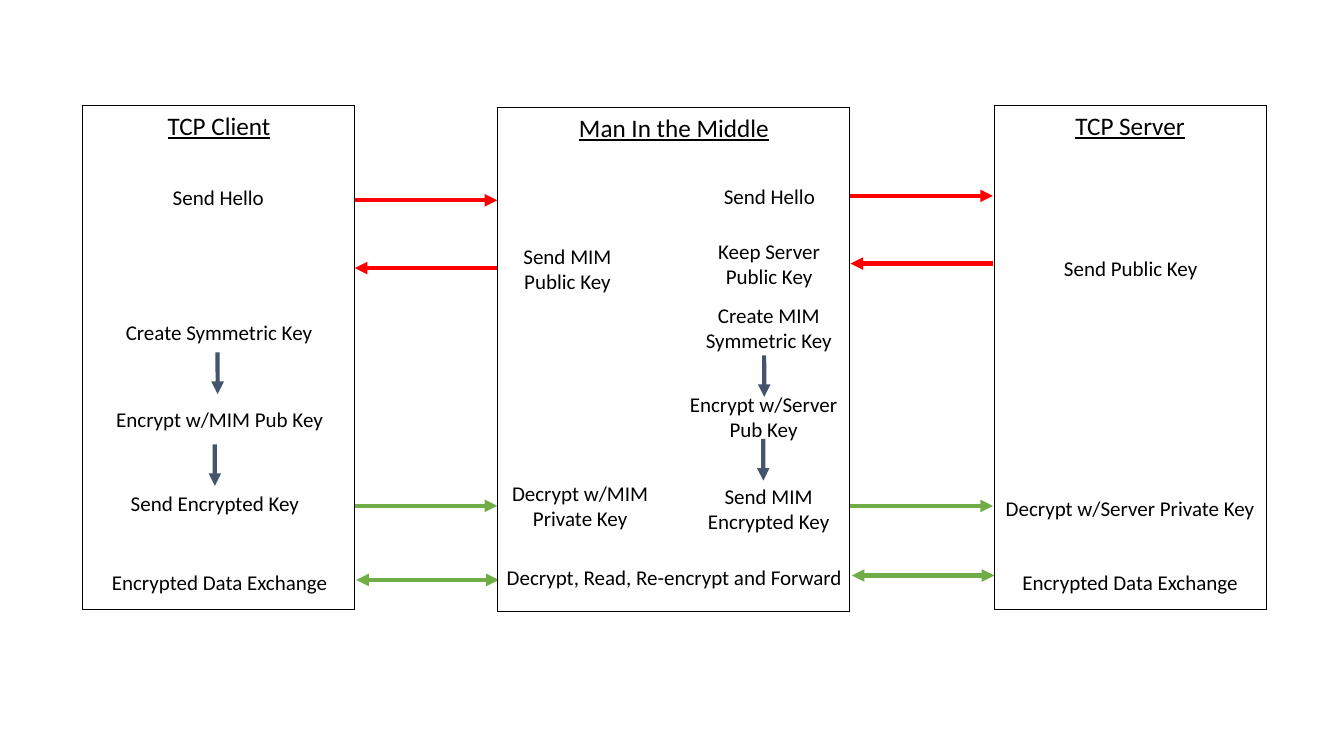
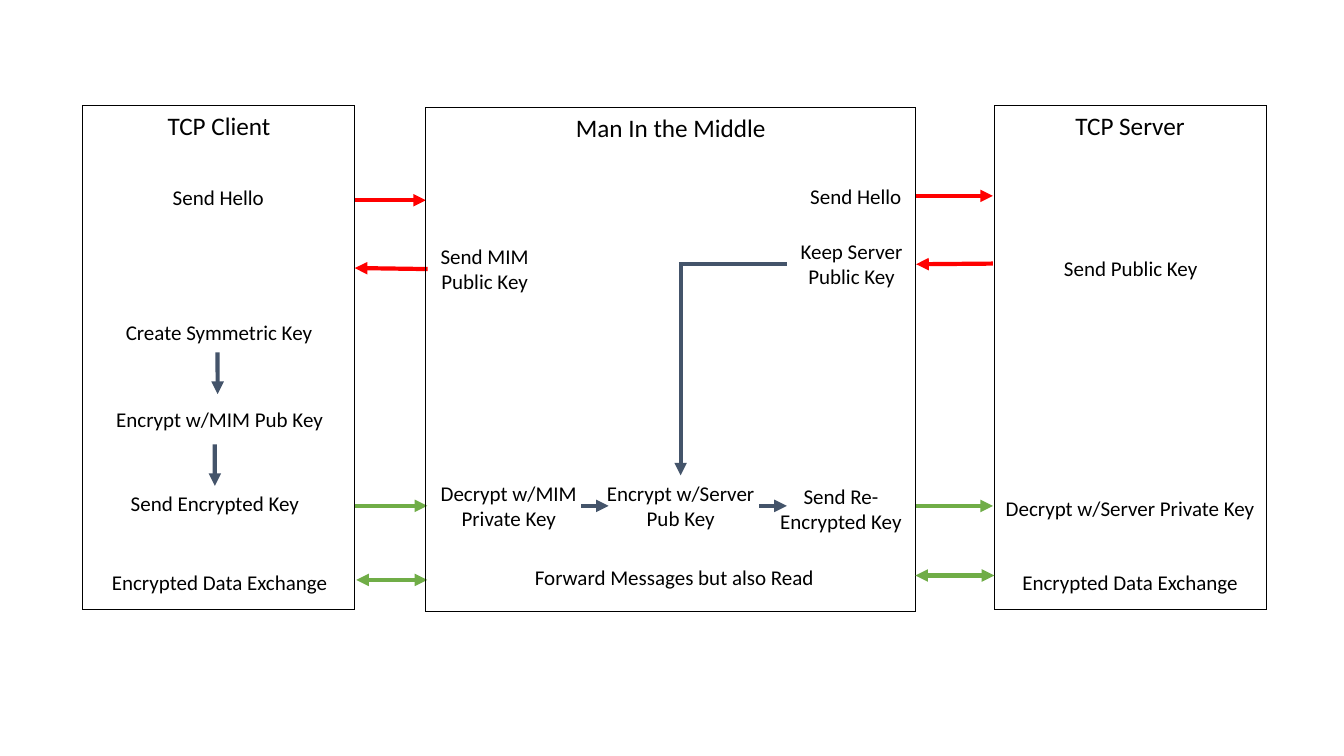
Before and after one commit to iotexpert/WW101, a slide deck: slide 6 of labmanual/misc/drawings.pptx. Drawn at 1344x756 pixels with LibreOffice and Linux fonts; fonts in the diff are those of the drawing. Boxes give left, top, right and bottom in pixels: in the first picture for what was removed or moved away, otherwise in the second. Text is boxed around its words. In the diff, an @@ line names an element or a change of style, - is before the commit and + after.

```diff
--- a/labmanual/misc/drawings.pptx
+++ b/labmanual/misc/drawings.pptx
@@ underline off in 3 elements at (83,105,355,609), (994,105,1266,609), (426,107,917,611) @@
@@ rectangle "Man In the Middle": place and size @@
-rectangle "Man In the Middle" at (498,107,850,611)
+rectangle "Man In the Middle" at (426,107,917,611)
@@ text "Send Hello": place and size @@
-text "Send Hello" at (724,189,815,204)
+text "Send Hello" at (810,189,901,204)
@@ arrow moved from (355, 201) - (497, 201) to (355, 201) - (426, 201) @@
@@ arrow moved from (851, 196) - (993, 196) to (917, 196) - (993, 196) @@
@@ text "Send MIM Public Key": place and size @@
-text "Send MIM Public Key" at (523,249,611,293)
+text "Send MIM Public Key" at (441,249,528,293)
@@ text "Keep Server Public Key": place and size @@
-text "Keep Server Public Key" at (718,245,820,288)
+text "Keep Server Public Key" at (801,245,903,288)
@@ arrow moved from (355, 268) - (497, 268) to (355, 268) - (427, 269) @@
@@ line added from (679, 264) to (787, 264), #44546A 3 pt @@
@@ arrow moved from (764, 397) - (764, 355) to (681, 476) - (681, 264) @@
@@ arrow moved from (851, 264) - (993, 264) to (917, 264) - (993, 264) @@
@@ text removed at (706,309,831,352) @@
-Create MIM Symmetric Key
@@ text "Decrypt w/MIM Private Key": place and size @@
-text "Decrypt w/MIM Private Key" at (512,486,648,530)
+text "Decrypt w/MIM Private Key" at (441,486,576,530)
@@ text "Encrypt w/Server Pub Key" rewrapped from (690,394,837,443) to (607,486,755,530) @@
@@ arrow moved from (355, 506) - (497, 506) to (355, 506) - (427, 506) @@
@@ arrow added from (581, 506) to (609, 506), #44546A 3 pt @@
@@ arrow moved from (763, 481) - (763, 440) to (787, 506) - (759, 506) @@
@@ text at (780,489,901,533): text changed @@
-Send MIM Encrypted Key
+Send Re-Encrypted Key
@@ arrow moved from (851, 506) - (993, 506) to (917, 506) - (993, 506) @@
@@ double arrow moved from (356, 580) - (499, 580) to (356, 580) - (427, 580) @@
@@ text at (535,570,814,589): text changed @@
-Decrypt, Read, Re-encrypt and Forward
+Forward Messages but also Read
@@ double arrow moved from (852, 576) - (994, 576) to (915, 576) - (994, 576) @@
```
Also in this commit, not shown: 40 other files.
